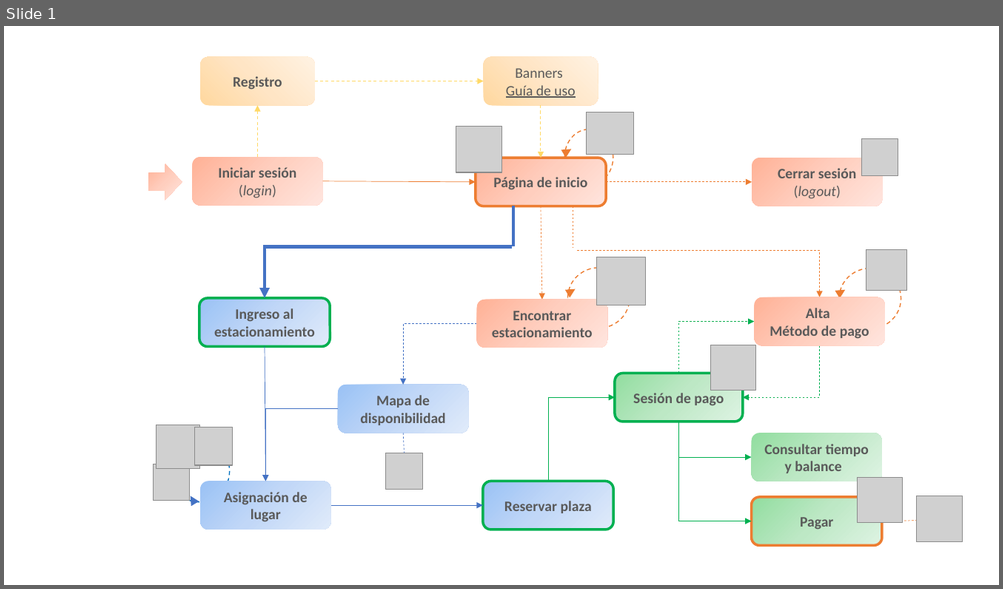
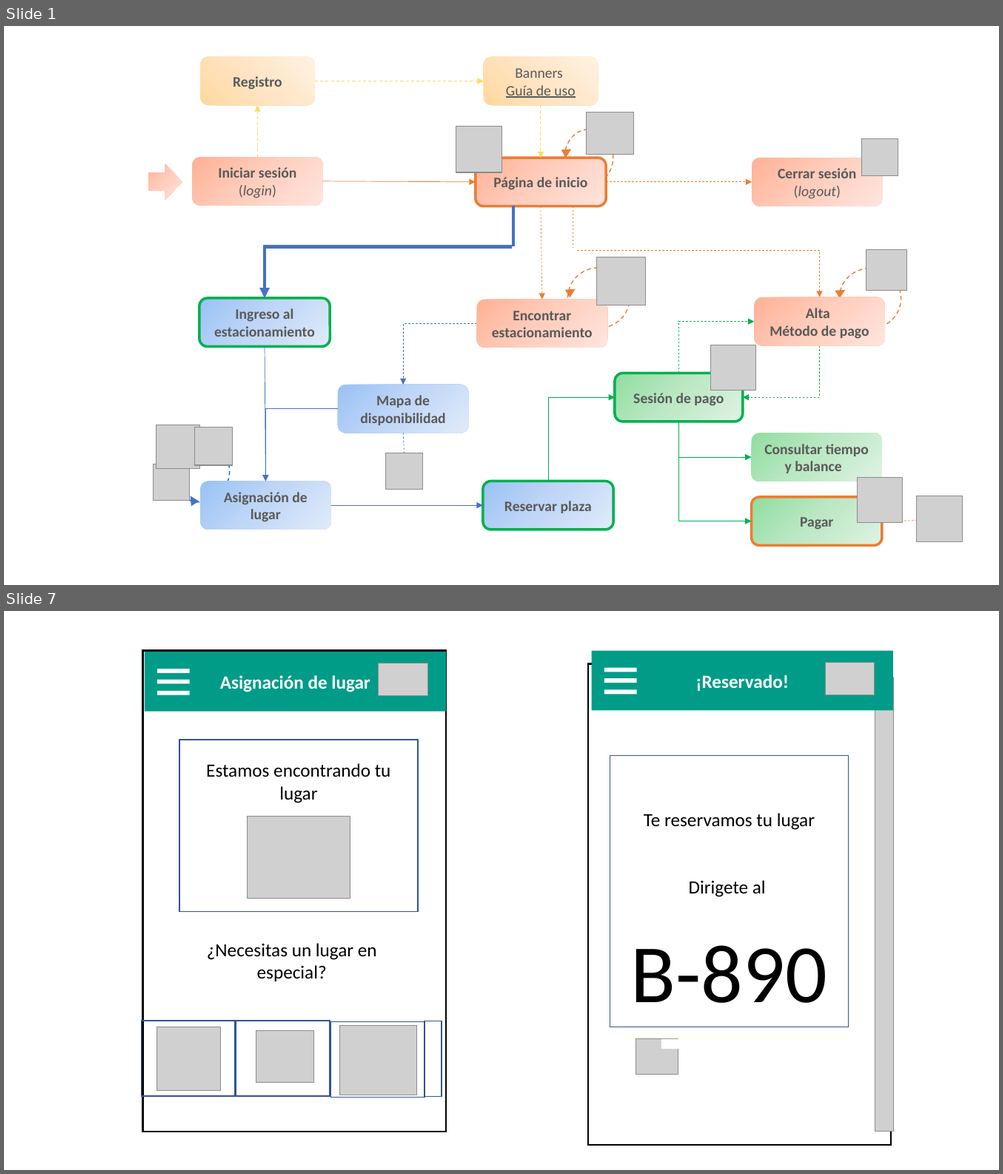
Before and after one commit to ajbeem/iotserver, a slide deck: documentation/MapaNavegacion.pptm. Shown one above the other, each under a label of ours: slide 1 before the commit, slides 1 and 7 after it; the slides between them are not shown. The pictures are 1003x589 and 1003x1174 pixels, drawn with LibreOffice and Linux fonts; fonts in the diff are those of the drawing; grey boxes stand for pictures. Boxes give left, top, right and bottom in pixels: in the first picture for what was removed or moved away, otherwise in the second. Text is boxed around its words. In the diff, an @@ line names an element or a change of style, - is before the commit and + after.

```diff
--- a/documentation/MapaNavegacion.pptm
+++ b/documentation/MapaNavegacion.pptm
@@ slide 7 added at [4, 611, 999, 1170], background #FFFFFF @@
@@ rectangle added at [143, 650, 446, 1132], fill #FFFFFF, outline #000000 1.75 pt @@
@@ rectangle added at [588, 664, 891, 1145], fill #FFFFFF, outline #000000 1.75 pt @@
@@ group added at [145, 652, 446, 712]: 4 rectangles, 1 picture @@
+Asignación de lugar
@@ group added at [591, 650, 893, 710]: 4 rectangles, 1 picture @@
+¡Reservado!
@@ picture added at [875, 678, 893, 1132] @@
@@ rectangle added at [179, 740, 418, 911], outline #325491 1 pt, 18 pt, text #000000 @@
+Estamos encontrando tu lugar
@@ rectangle added at [610, 756, 848, 1028], outline #325491 1 pt, 18 pt, text #000000 @@
+Te reservamos tu lugar
+Dirigete al
+B-890
@@ picture added at [247, 816, 350, 898] @@
@@ text added at [207, 943, 377, 982], 18 pt, text #000000 @@
+¿Necesitas un lugar en especial?
@@ rectangle added at [142, 1022, 236, 1096], outline #325491 1 pt @@
@@ picture added at [157, 1028, 220, 1091] @@
@@ rectangle added at [236, 1022, 330, 1096], outline #325491 1 pt @@
@@ picture added at [256, 1031, 313, 1083] @@
@@ rectangle added at [331, 1022, 425, 1097], outline #325491 1 pt @@
@@ picture added at [340, 1026, 417, 1095] @@
@@ rectangle added at [424, 1022, 441, 1096], outline #325491 1 pt @@
@@ picture added at [636, 1039, 678, 1074] @@
@@ rectangle added at [661, 1039, 704, 1049], fill #FFFFFF @@
```
Also in this commit, not shown: 4 slides changed, 1 slide removed, 3 other files.
